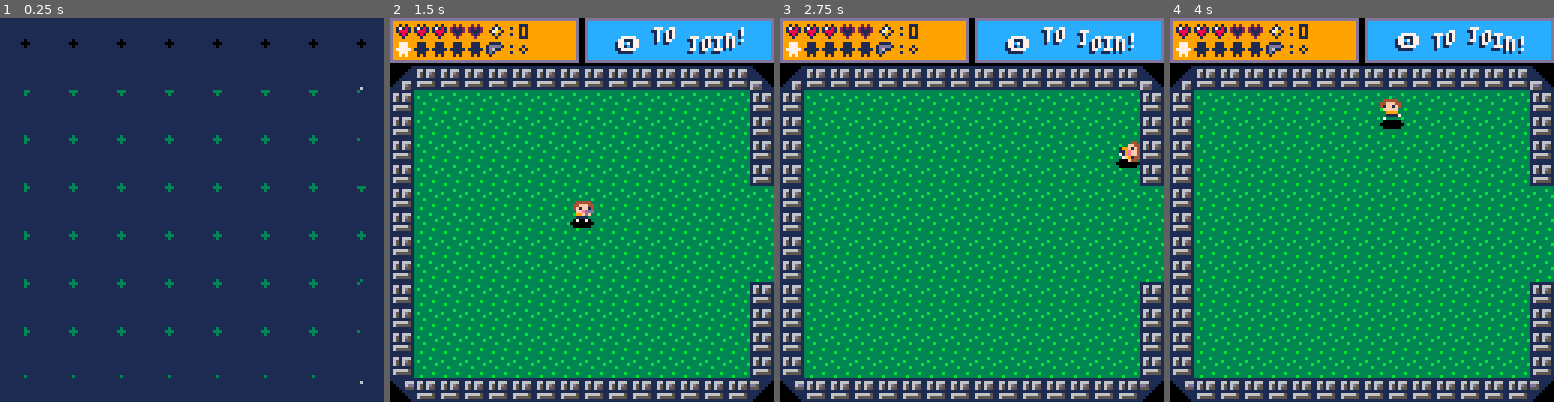
Above: before the commit, frames 1-4 (left to right).
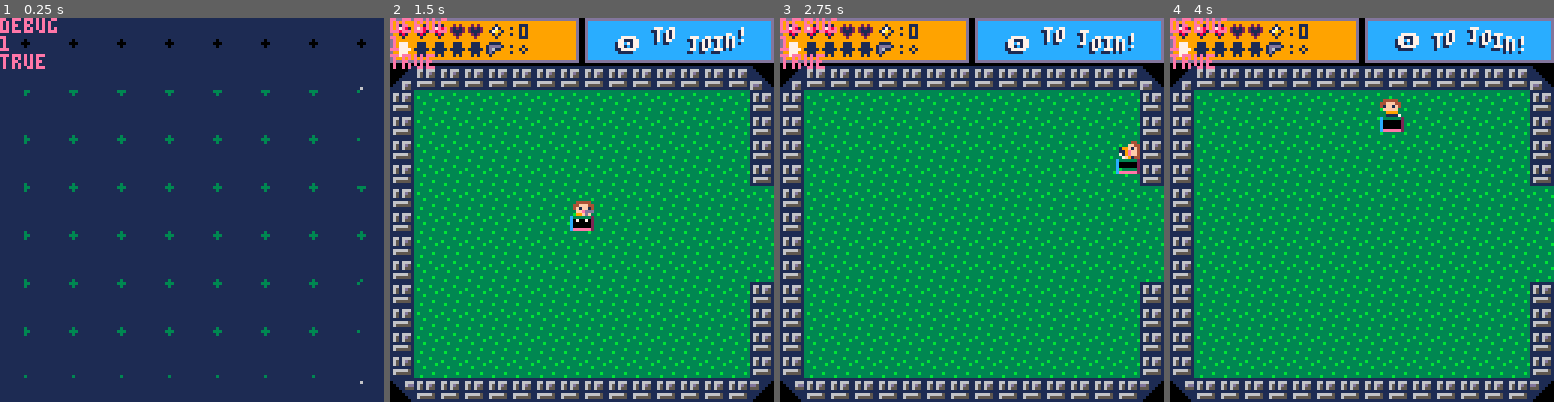
Above: after the commit, the same moments.

Repository: Zerk4112/cutemup
Game: PICO-8 cartridge cutemup.p8
Same seed, same stepped clock (60 frames per second), same inputs: the game is played once before the commit and once after it.
Inputs:
- Up to frame 1 (0.25 s): no input
- Up to frame 2 (1.5 s): tap X (X key) at 0.33, 1.07 s; tap O (Z key) at 0.7 s
- Up to frame 3 (2.75 s): hold Right 1.6-2.1 s; tap O (Z key) at 1.7, 2.1, 2.5 s; tap X (X key) at 1.85 s; hold Up 2.15-2.42 s; hold Right from 2.47 s (still down)
- Up to frame 4 (4 s): tap O (Z key) at 2.9, 3.3, 3.7 s; tap X (X key) at 2.97 s; release Right at 3.03 s; hold Left 3.08-3.58 s; hold Down 3.63-3.97 s

The runs differ from the first frame. In frame 1, 0.6% of the frame differs, in the area x 0-15%, y 0-14%; in frame 2, 0.7%; in frame 3, 0.7%, in the area x 0-94%, y 0-41%; in frame 4, 0.7%.

Commit message:
Changed big goomba stats and collision

Diff:
--- a/cutemup.p8
+++ b/cutemup.p8
@@ -7,7 +7,7 @@
 -- game loop
 
 function _init()
-	debug = false
+	debug = true
 	mchunks = {}
 	printh('~~~~~~~~PROG INIT~~~~~~')
 	menuitem(1,"toggle player 2", function() local p2=players[2] p2.pos.x = players[1].pos.x p2.pos.y = players[1].pos.y p2.act=not p2.act end)
@@ -458,14 +458,19 @@
 		w=_w or 7,
 		h=_h or 7
 	})
+	p.coll_box=create_coll_box(-1, 2, 9, 8)
+	p.mot.mspd=0.2
+	p.animdelay=18
 	if _type==2 then
+		p.mot.mspd=0.31
+		p.animdelay=10
 		p.pos.w=15
 		p.pos.h=15
+		p.coll_box=create_coll_box(1, 5, 13, 13)
+
 		-- sprtab = {80,82,84,82}
 	end
-	p.coll_box=create_coll_box(-1, 2, 9, 8, function()  end)
-	p.mot.mspd=0.2
-	p.animdelay=10
+
 	p.coll_box.coll_callback = function(cb, e)
 		if e.pid <2 then
 			if (not e.dying and not e.dead)player_takedam(e,p)
